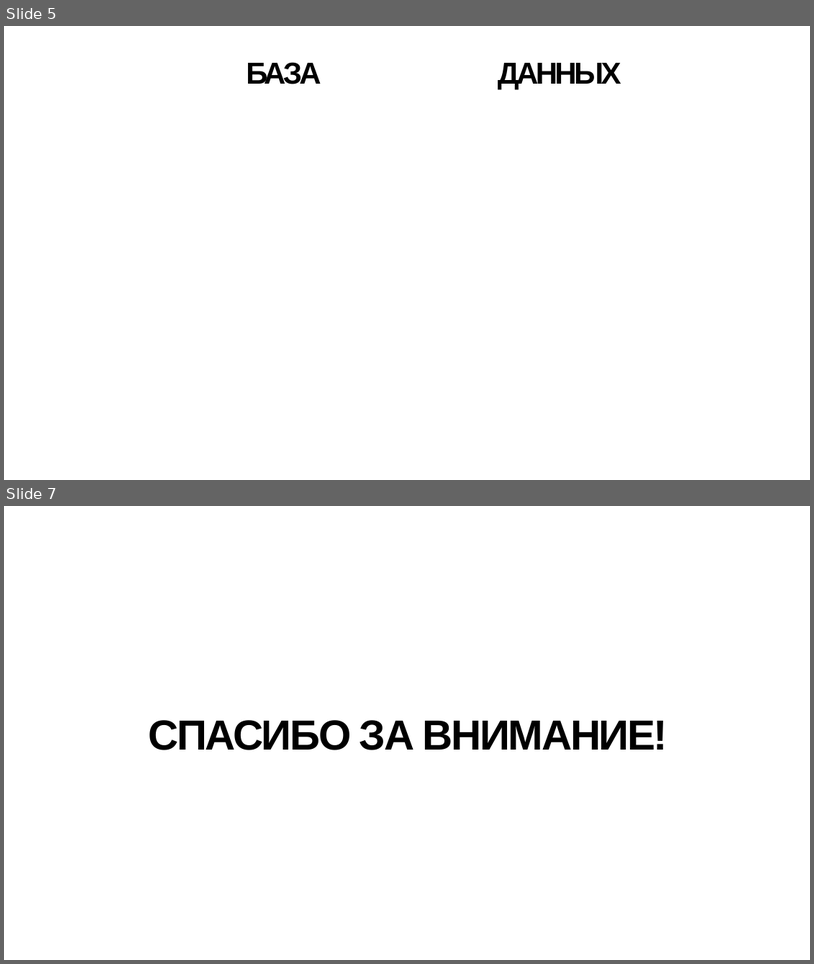
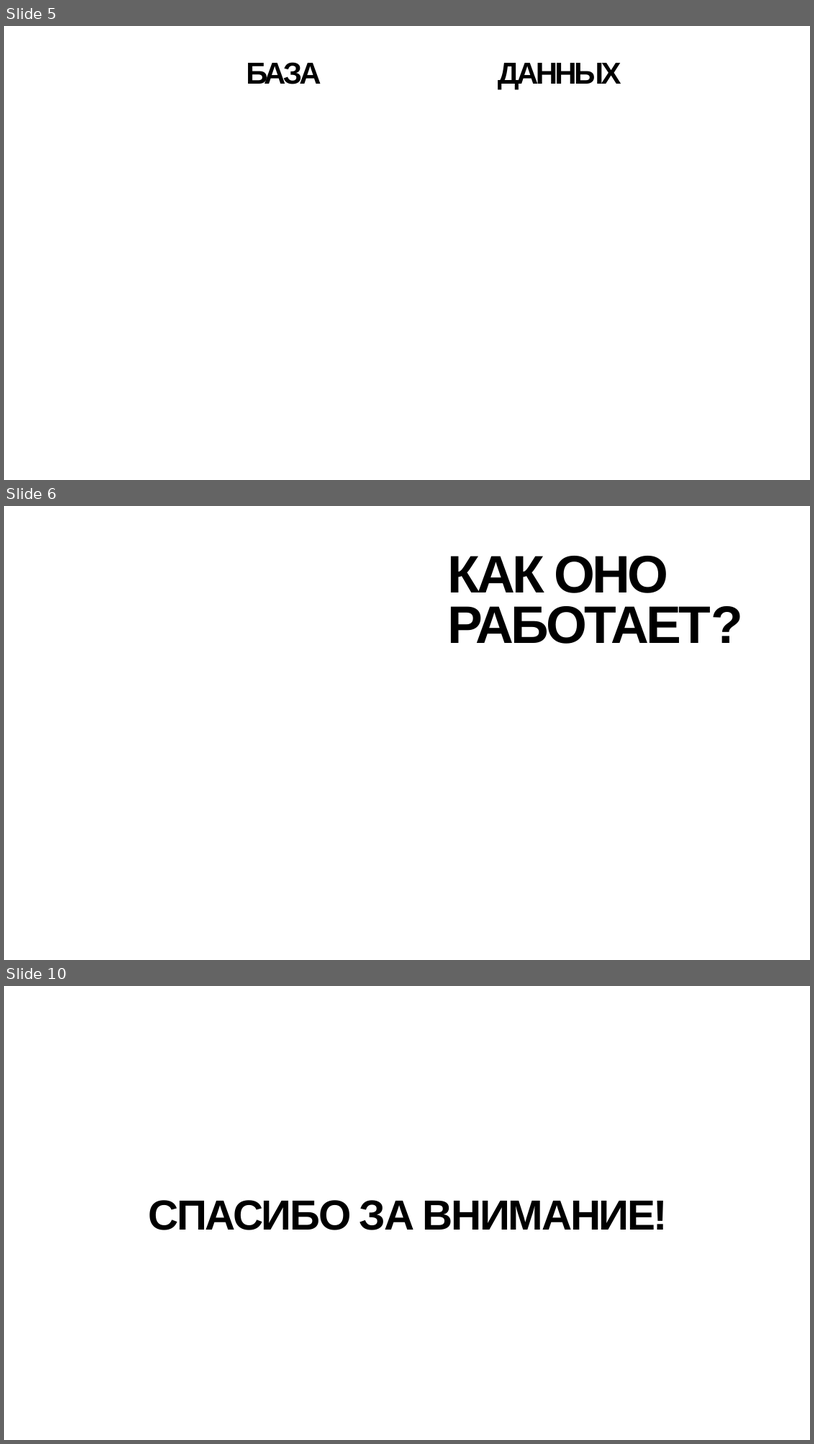
Before and after one commit to owproduction/MTShahatoon, a slide deck: преза колледж.pptx. Shown one above the other, each under a label of ours: slides 5 and 7 before the commit, slides 5, 6 and 10 after it; the slides between them are not shown. The pictures are 814x964 and 814x1444 pixels, drawn with LibreOffice and Linux fonts; fonts in the diff are those of the drawing; background and template pictures are left out. Boxes give left, top, right and bottom in pixels: in the first picture for what was removed or moved away, otherwise in the second. Text is boxed around its words. In the diff, an @@ line names an element or a change of style, - is before the commit and + after.

```diff
--- a/преза колледж.pptx
+++ b/преза колледж.pptx
@@ slide 6 added at [4,506,810,960], background picture (left out) @@
@@ title added at [448,556,743,644], 125.4 pt, text #000000, bold @@
+КАК ОНО РАБОТАЕТ?
@@ what was slide 7 is now slide 10 @@
```
Also in this commit, not shown: 1 slide changed, 2 other slides added.
